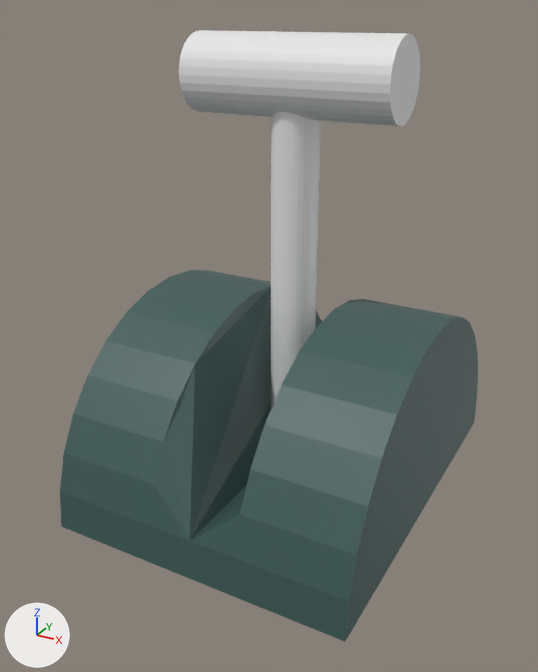
Renders of the Blender file 3DLever.blend from each side of a commit.
Both versions are drawn from a camera (50 mm lens) standing at (1.59, -3.14, 2.35) and looking at (-0.05, -0.16, 0.86). The lights are fixed; the arrows at lower left show +X, +Y and +Z.

Names of what the first picture shows: 'LeverBase', 'LeverHandle', 'LeverNeck'.
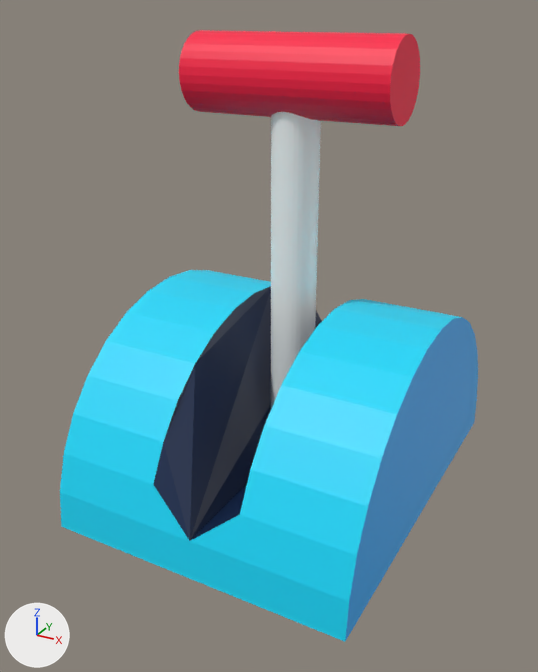
What differs and where, as boxes [x1, y1, x2, y2] in the pictures (538 x 672 px):
'LeverBase', surface changed
    both: [60, 270, 478, 642]
'LeverHandle', recoloured, surface changed (white to red)
    both: [179, 30, 420, 126]
'LeverNeck', recoloured
    both: [271, 112, 321, 408]

The change, as a diff of the scene's bpy script:
```diff
--- a/3DLever.blend.py
+++ b/3DLever.blend.py
@@ img_redtoblue_png @@
+img_redtoblue_png = load_image('RedToBlue.png', 'BIS498-Projects/Assets/Prototype1/3DLeverModel/UVMaps/RedToBlue.png', 32, 32, 'sRGB')
@@ img_silverblue_png @@
+img_silverblue_png = load_image('SilverBlue.png', 'BIS498-Projects/Assets/Prototype1/3DLeverModel/UVMaps/SilverBlue.png', 32, 32, 'sRGB')
@@ mat_leverbaseshader @@
 n0 = _N.new('ShaderNodeBsdfPrincipled'); n0.name = 'Principled BSDF'
 n0.subsurface_method = 'BURLEY'
-n0.inputs[0].default_value = (0.0498, 0.108, 0.099, 1.0)  # 'Base Color', dark cyan #3f5c59
 n1 = _N.new('ShaderNodeOutputMaterial'); n1.name = 'Material Output'
+n2 = _N.new('ShaderNodeTexImage'); n2.name = 'Image Texture.001'
+n2.image = img_silverblue_png
+n3 = _N.new('ShaderNodeMix'); n3.name = 'Mix'
+n3.data_type = 'RGBA'
+n3.inputs[0].default_value = 0.04  # 'Factor'
+n3.inputs[6].default_value = (1.0, 1.0, 1.0, 1.0)  # 'A', white #ffffff
 _L.new(n0.outputs[0], n1.inputs[0])  # 'BSDF' to 'Surface'
+_L.new(n2.outputs[0], n0.inputs[0])  # 'Color' to 'Base Color'
+_L.new(n2.outputs[0], n3.inputs[7])  # 'Color' to 'B'
+_L.new(n3.outputs[2], n0.inputs[14])  # 'Result' to 'Specular Tint'
@@ mat_material_002 @@
+mat_material_002 = principled_material('Material.002')
+mat_material_002.texture = img_redtoblue_png
@@ mat_material_001 @@
+mat_material_001 = principled_material('Material.001')
+mat_material_001.texture = img_silverblue_png
@@ me_cylinder @@
 me_cylinder.from_pydata(...)  # 67 vertices, 40 faces; spans x -1.0..0.0, y -1.0..1.0, z -0.76..0.76
 # used by ob_leverbase; location = (0.0, 0.0, 0.0); rotation_euler = (0.0, 1.571, 0.0), in degrees (0, 90, 0)
+# me_cylinder part 1: texture (UV) coordinates of 40 of 40 faces, centred in x -0.99..0.0, y -0.99..0.99, z -0.76..0.76, changed; they spanned u 0.0..1.0, v 0.0..0.85 and now span u 0.35..0.7, v 0.07..0.84
 me_cylinder.materials.append(mat_leverbaseshader)
@@ me_cylinder_001 @@
 me_cylinder_001.from_pydata(...)  # 64 vertices, 34 faces; spans x -1.0..1.0, y -1.0..1.0, z 0.0..2.0
+me_cylinder_001.materials.append(mat_material_001)  # picture img_silverblue_png
@@ me_cylinder_002 @@
 me_cylinder_002.from_pydata(...)  # 64 vertices, 34 faces; spans x -1.0..1.0, y -1.0..1.0, z -1.0..1.0
 # used by ob_leverhandle; location = (0.0, 0.0, 2.072); rotation_euler = (0.0, 1.571, 0.0), in degrees (0, 90, 0); scale = (0.183, 0.183, 0.509)
+# me_cylinder_002 part 2: texture (UV) coordinates of 34 of 34 faces, centred in x -0.99..0.99, y -0.99..0.99, z -1.0..1.0, changed; they spanned u 0.0..1.0, v 0.01..1.0 and now span u 0.13..0.81, v 0.91..0.96
+me_cylinder_002.materials.append(mat_material_002)  # picture img_redtoblue_png
```
